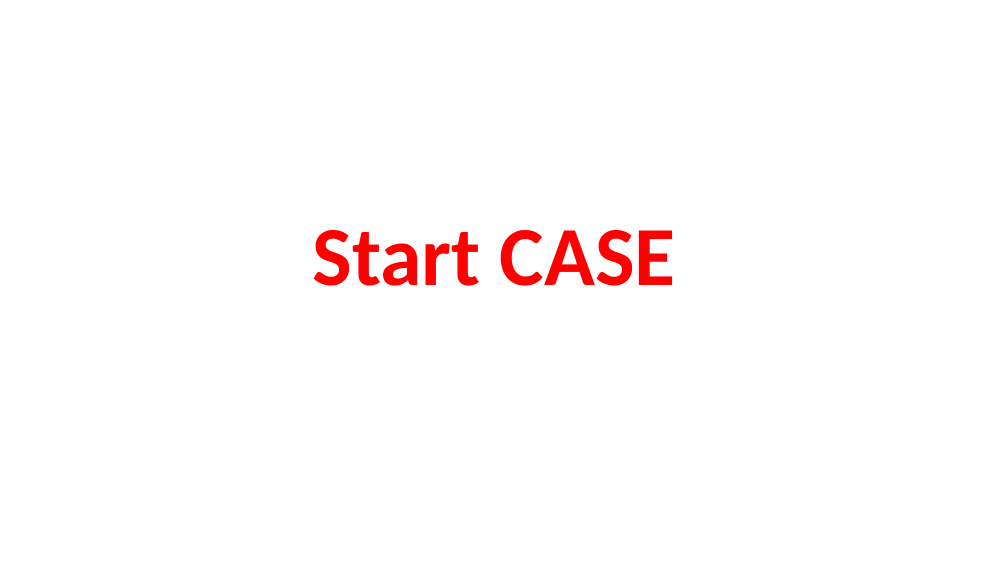
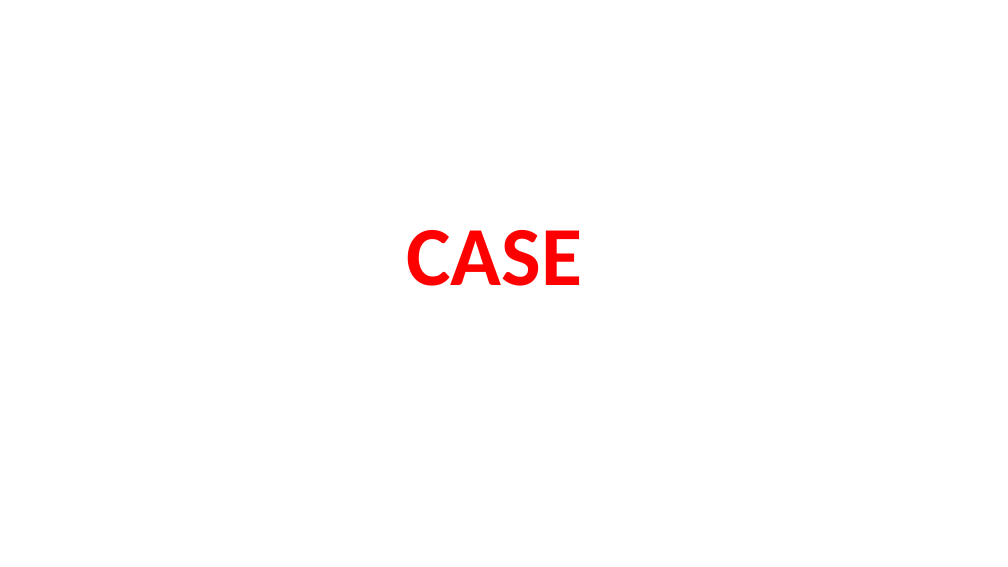
Before and after one commit to AhmedMohamedSamir1/Summary, a slide deck: slide 141 of Dot Net/2_DB.pptx (slide 135 before the commit). Drawn at 1008x567 pixels with LibreOffice and Linux fonts; fonts in the diff are those of the drawing. Boxes give left, top, right and bottom in pixels: in the first picture for what was removed or moved away, otherwise in the second. Text is boxed around its words. In the diff, an @@ line names an element or a change of style, - is before the commit and + after.

```diff
--- a/Dot Net/2_DB.pptx
+++ b/Dot Net/2_DB.pptx
@@ title at box(406, 230, 582, 286): text changed @@
-Start CASE
+CASE
```
Also in this commit, not shown: 5 other slides changed, 21 slides added, 1 slide removed, 3 other files.
